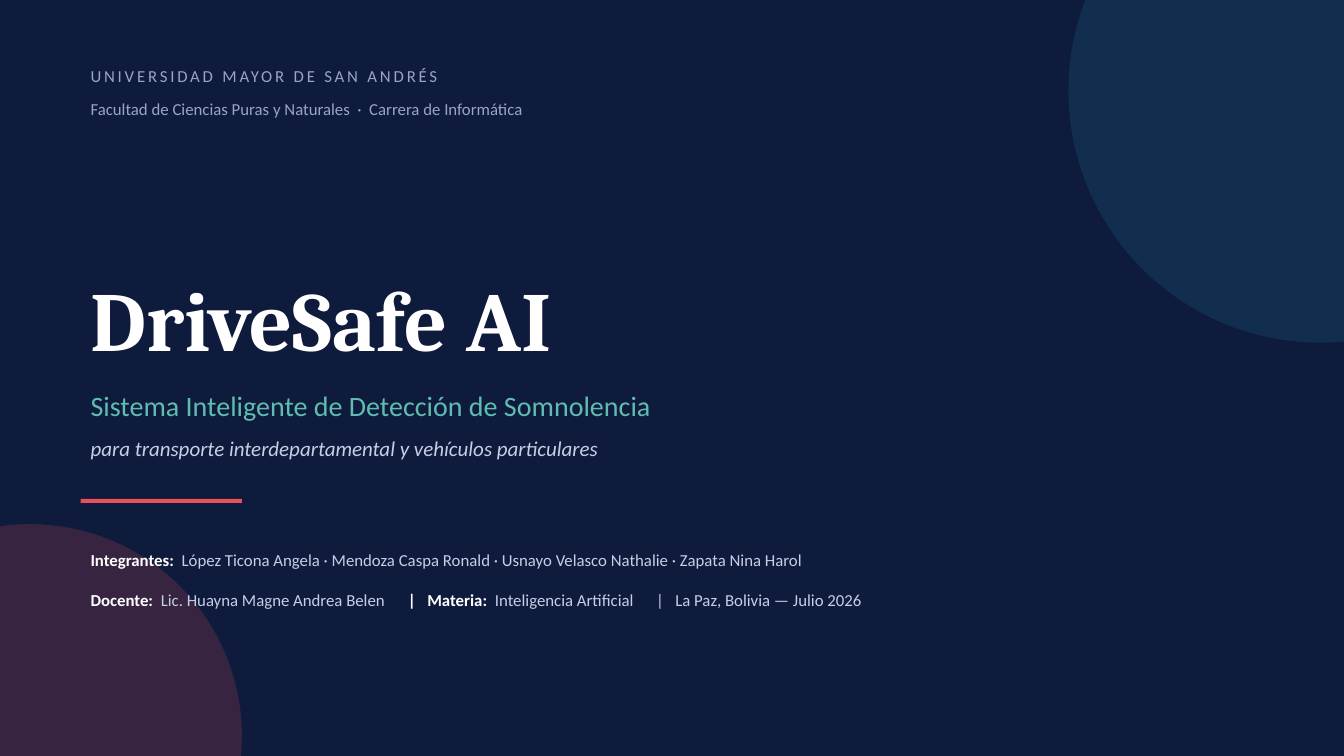
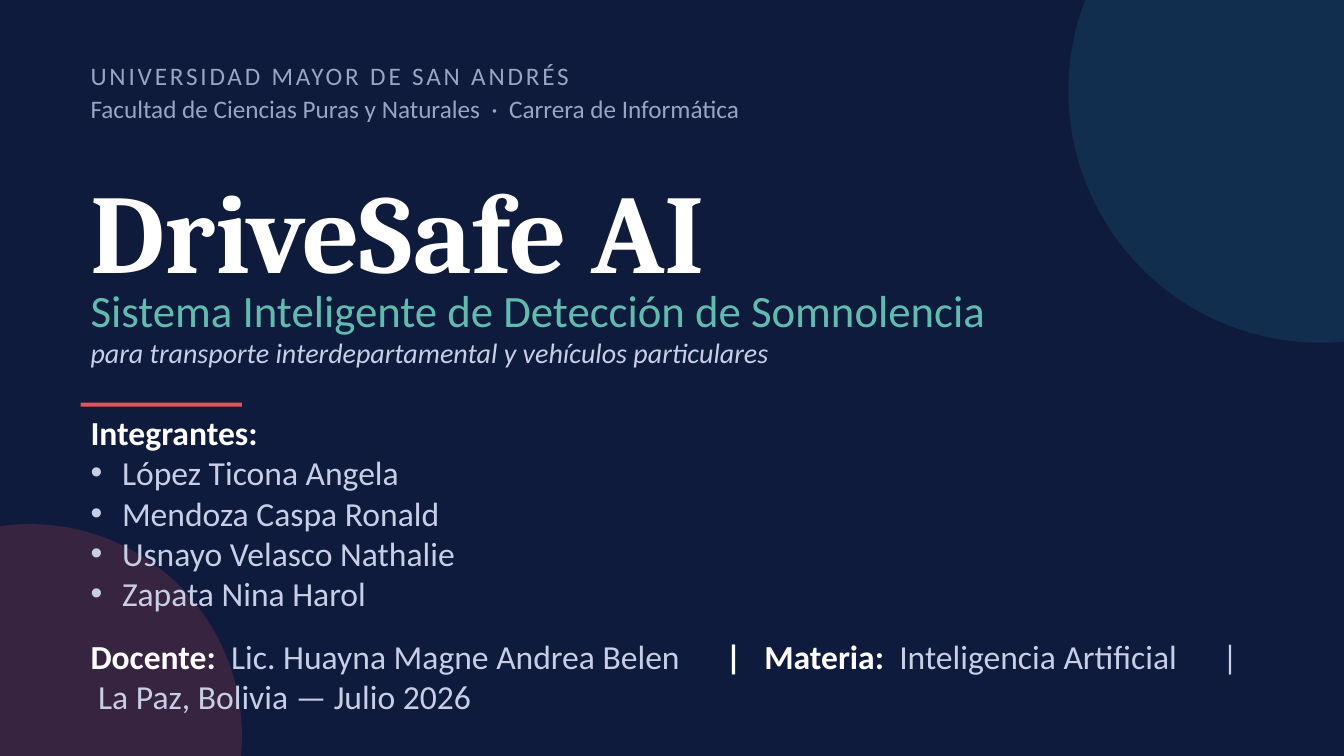
Before and after one commit to nmusnayo/DriveSafeAI, a slide deck: slide 1 of DriveSafeAI_Presentacion.pptx. Drawn at 1344x756 pixels with LibreOffice and Linux fonts; fonts in the diff are those of the drawing. Boxes give left, top, right and bottom in pixels: in the first picture for what was removed or moved away, otherwise in the second. Text is boxed around its words. In the diff, an @@ line names an element or a change of style, - is before the commit and + after.

Commit message:
commit presentacion

```diff
--- a/DriveSafeAI_Presentacion.pptx
+++ b/DriveSafeAI_Presentacion.pptx
@@ text "UNIVERSIDAD MAYOR DE SAN ANDRÉS" at (81,55,887,96): size 12 to 18 pt @@
@@ text "Facultad de Ciencias Puras y ..." at (91,100,739,122): size 12 to 18 pt @@
@@ text "DriveSafe AI": place and size @@
-text "DriveSafe AI" at (91,291,552,352)
+text "DriveSafe AI" at (91,193,705,298)
@@ text "DriveSafe AI" at (91,193,705,298): size 60 to 80 pt @@
@@ text "Sistema Inteligente de Detección de ..." at (91,296,985,335): size 20 to 32 pt @@
@@ text "para transporte interdepartamental y vehículos ..." at (91,343,768,368): size 15 to 20 pt @@
@@ 2 texts, 1 rectangle: place and size @@
-2 texts, 1 rectangle at (81,396,650,503)
+2 texts, 1 rectangle at (81,296,985,407)
@@ text at (91,423,454,612): text changed; size 12 to 24 pt @@
-Integrantes: López Ticona Angela · Mendoza Caspa Ronald · Usnayo Velasco Nathalie · Zapata Nina Harol
+Integrantes:
+• López Ticona Angela
+• Mendoza Caspa Ronald
+• Usnayo Velasco Nathalie
+• Zapata Nina Harol
@@ text "Docente: Lic. Huayna Magne Andrea ...": place and size @@
-text "Docente: Lic. Huayna Magne Andrea ..." at (91,594,861,609)
+text "Docente: Lic. Huayna Magne Andrea ..." at (91,645,680,713)
@@ text "Docente: Lic. Huayna Magne Andrea ..." at (91,645,680,713): size 12 to 24 pt @@
```
Also in this commit, not shown: 16 other slides changed.
